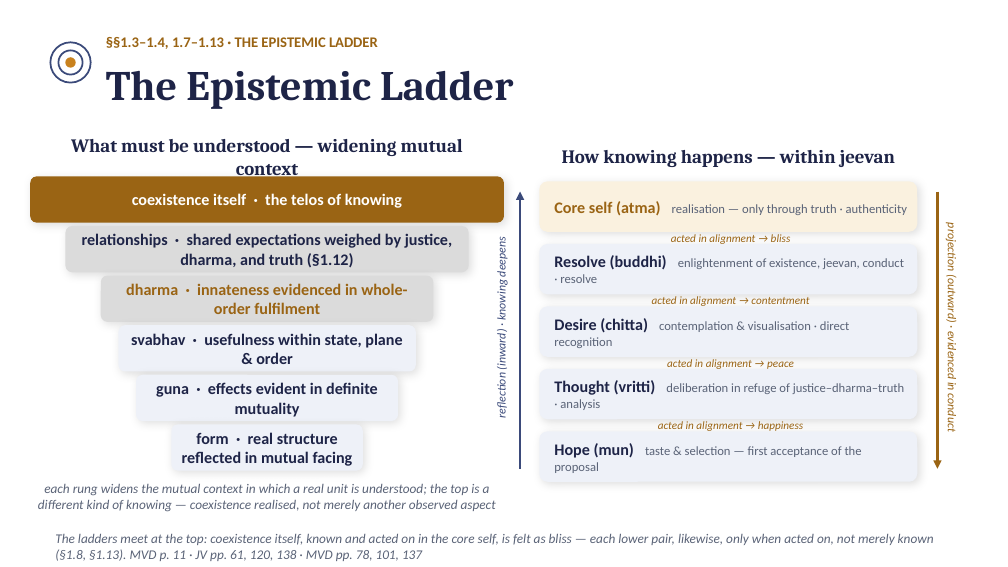
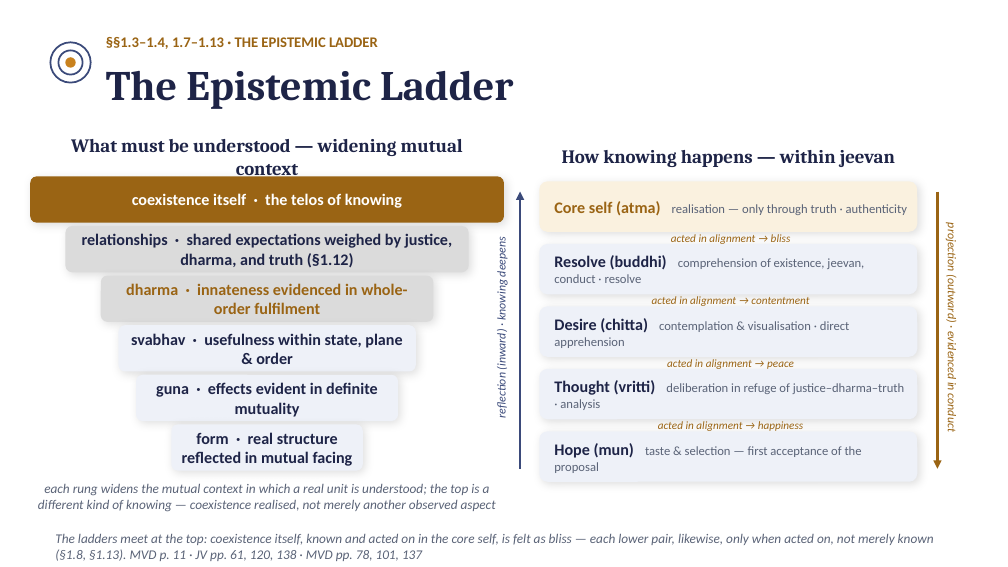
Before and after one commit to raghavamohan/AnalyticMadhyasthDarshan, a slide deck: slide 24 of Studies/The-Ontology-of-Coexistence/The-Ontology-of-Existence-Madhyasth-Darshan.pptx. Drawn at 1008x567 pixels with LibreOffice and Linux fonts; fonts in the diff are those of the drawing. Boxes give left, top, right and bottom in pixels: in the first picture for what was removed or moved away, otherwise in the second. Text is boxed around its words. In the diff, an @@ line names an element or a change of style, - is before the commit and + after.

```diff
--- a/Studies/The-Ontology-of-Coexistence/The-Ontology-of-Existence-Madhyasth-Darshan.pptx
+++ b/Studies/The-Ontology-of-Coexistence/The-Ontology-of-Existence-Madhyasth-Darshan.pptx
@@ text at box(554, 255, 864, 283): text changed @@
-Resolve (buddhi) enlightenment of existence, jeevan, conduct · resolve
+Resolve (buddhi) comprehension of existence, jeevan, conduct · resolve
@@ text at box(554, 318, 850, 348): text changed @@
-Desire (chitta) contemplation & visualisation · direct recognition
+Desire (chitta) contemplation & visualisation · direct apprehension
```
Also in this commit, not shown: 3 other slides changed, 21 other files.
